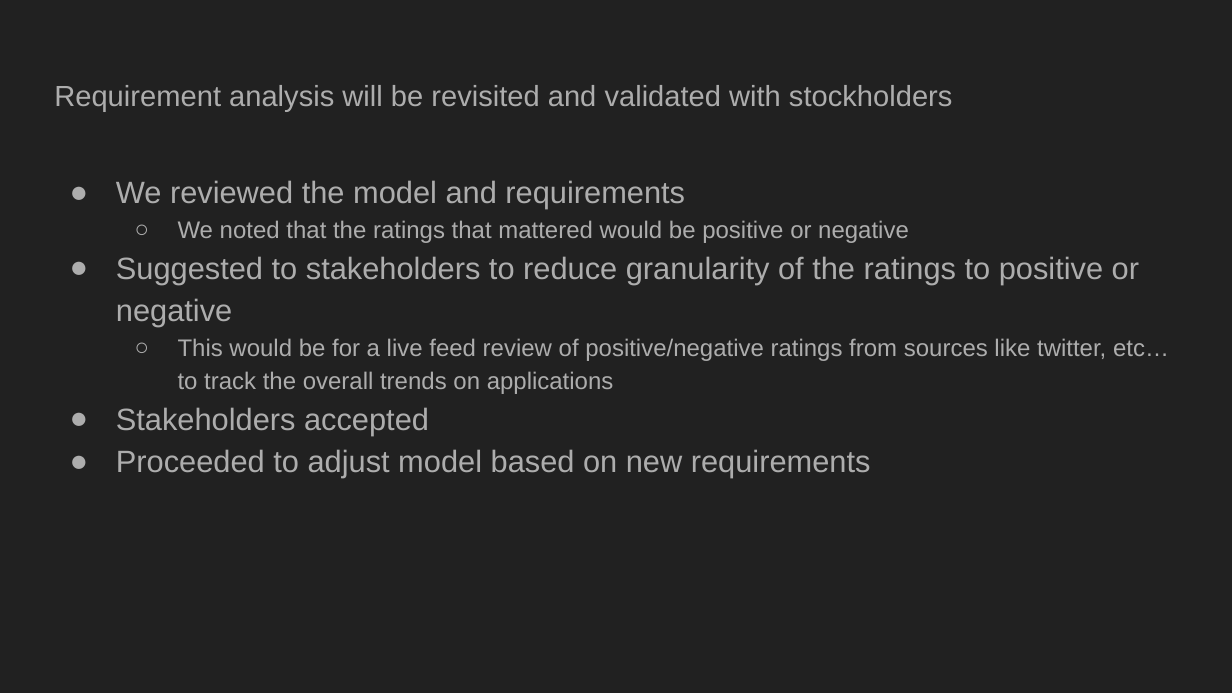
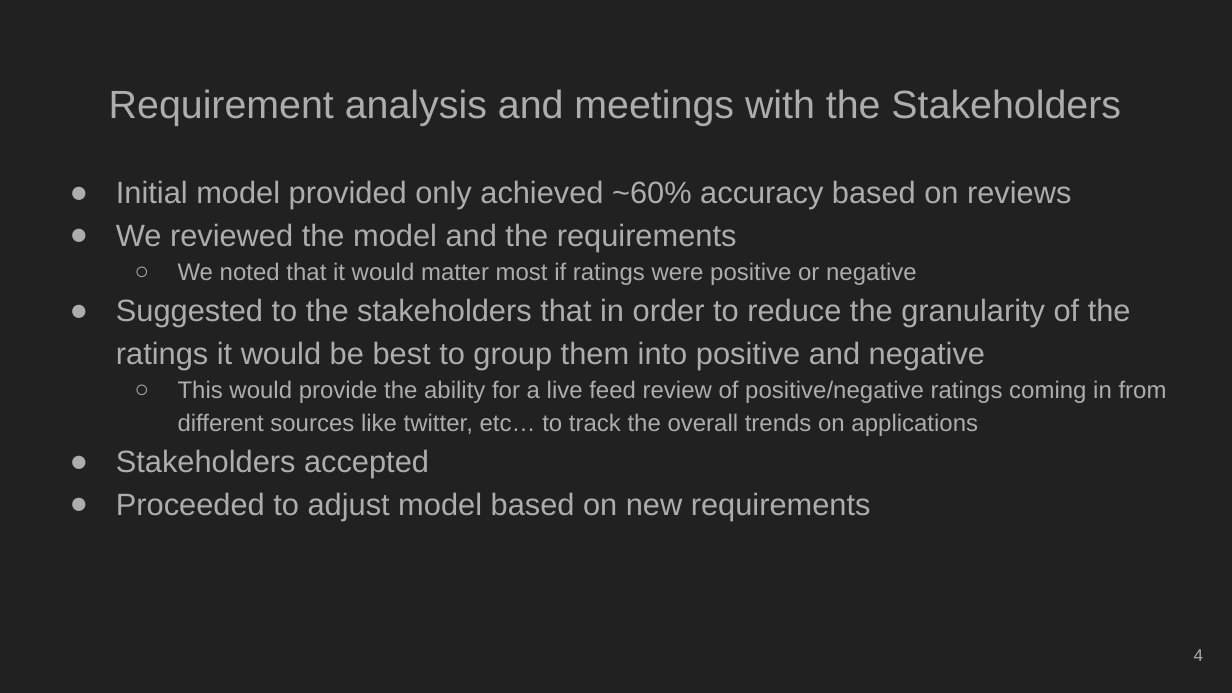
Before and after one commit to bwvidro/dsci644_team_d, a slide deck: slide 4 of Presentation/DSCI-644.pptx. Drawn at 1232x693 pixels with LibreOffice and Linux fonts; fonts in the diff are those of the drawing. Boxes give left, top, right and bottom in pixels: in the first picture for what was removed or moved away, otherwise in the second. Text is boxed around its words. In the diff, an @@ line names an element or a change of style, - is before the commit and + after.

Commit message:
Final presentation update

```diff
--- a/Presentation/DSCI-644.pptx
+++ b/Presentation/DSCI-644.pptx
@@ title at (x1=109, y1=89, x2=1121, y2=126): text changed; size 17 to 23 pt @@
-Requirement analysis will be revisited and validated with stockholders
+Requirement analysis and meetings with the Stakeholders
@@ text at (x1=116, y1=180, x2=1167, y2=436): text changed; size 14 to 18 pt @@
-● We reviewed the model and requirements
-  ○ We noted that the ratings that mattered would be positive or negative
-● Suggested to stakeholders to reduce granularity of the ratings to positive or negative
-  ○ This would be for a live feed review of positive/negative ratings from sources like twitter, etc… to track the overall trends on applications
+● Initial model provided only achieved ~60% accuracy based on reviews
+● We reviewed the model and the requirements
+  ○ We noted that it would matter most if ratings were positive or negative
+● Suggested to the stakeholders that in order to reduce the granularity of the ratings it would be best to group them into positive and negative
+  ○ This would provide the ability for a live feed review of positive/negative ratings coming in from different sources like twitter, etc… to track the overall trends on applications
@@ page number added at (x1=1194, y1=649, x2=1204, y2=661), 10 pt, text #ADADAD @@
+4
```
Also in this commit, not shown: 29 other slides changed, 4 slides added, 1 slide removed.
